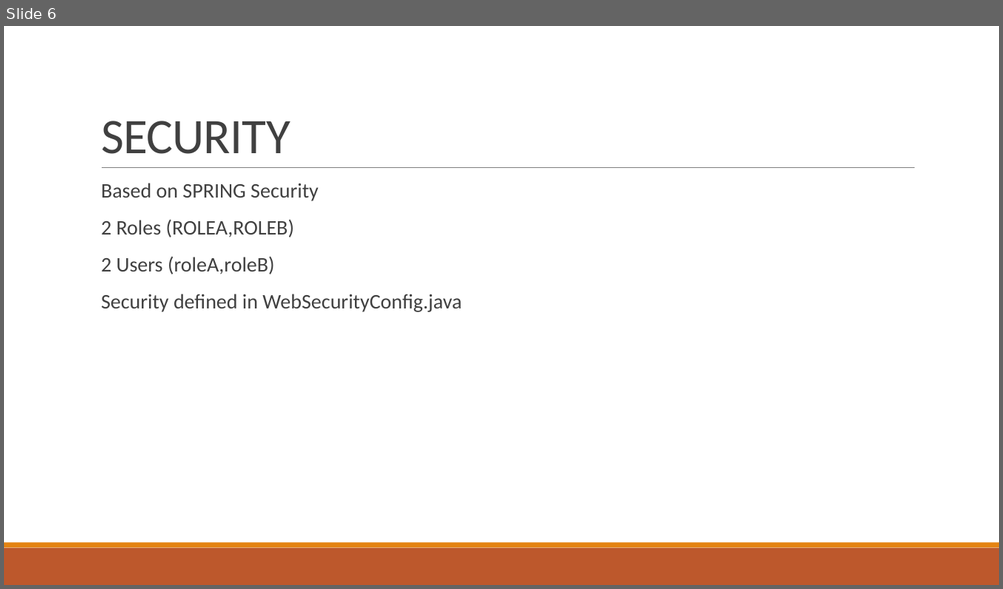
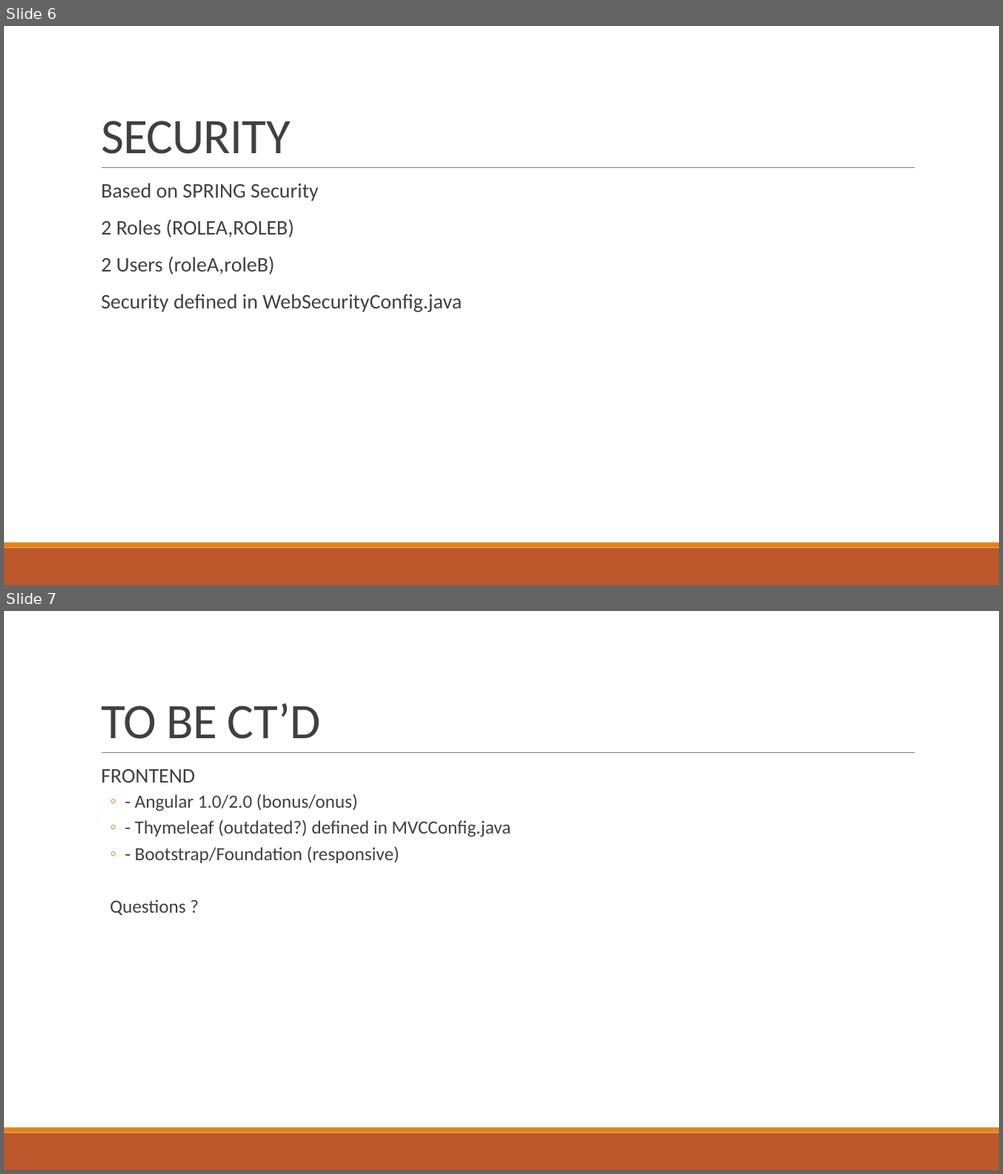
Before and after one commit to jminiko/demorbc, a slide deck: SPRING BOOT PETSTORE.pptx. Shown one above the other, each under a label of ours: slide 6 before the commit, slides 6 and 7 after it. The pictures are 1003x589 and 1003x1174 pixels, drawn with LibreOffice and Linux fonts; fonts in the diff are those of the drawing. Boxes give left, top, right and bottom in pixels: in the first picture for what was removed or moved away, otherwise in the second. Text is boxed around its words. In the diff, an @@ line names an element or a change of style, - is before the commit and + after.

```diff
--- a/SPRING BOOT PETSTORE.pptx
+++ b/SPRING BOOT PETSTORE.pptx
@@ slide 7 added at (x1=4, y1=611, x2=999, y2=1170), background #FFFFFF; not listed: 3 template elements that a slide beside it also shows @@
@@ title added at (x1=101, y1=703, x2=321, y2=739), 48 pt, text #404040 @@
+TO BE CT’D
@@ text added at (x1=101, y1=769, x2=511, y2=916), 18 pt, text #404040 @@
+  FRONTEND
+  ◦ - Angular 1.0/2.0 (bonus/onus)
+  ◦ - Thymeleaf (outdated?) defined in MVCConfig.java
+  ◦ - Bootstrap/Foundation (responsive)
+  Questions ?
```
Also in this commit, not shown: 1 slide changed.
